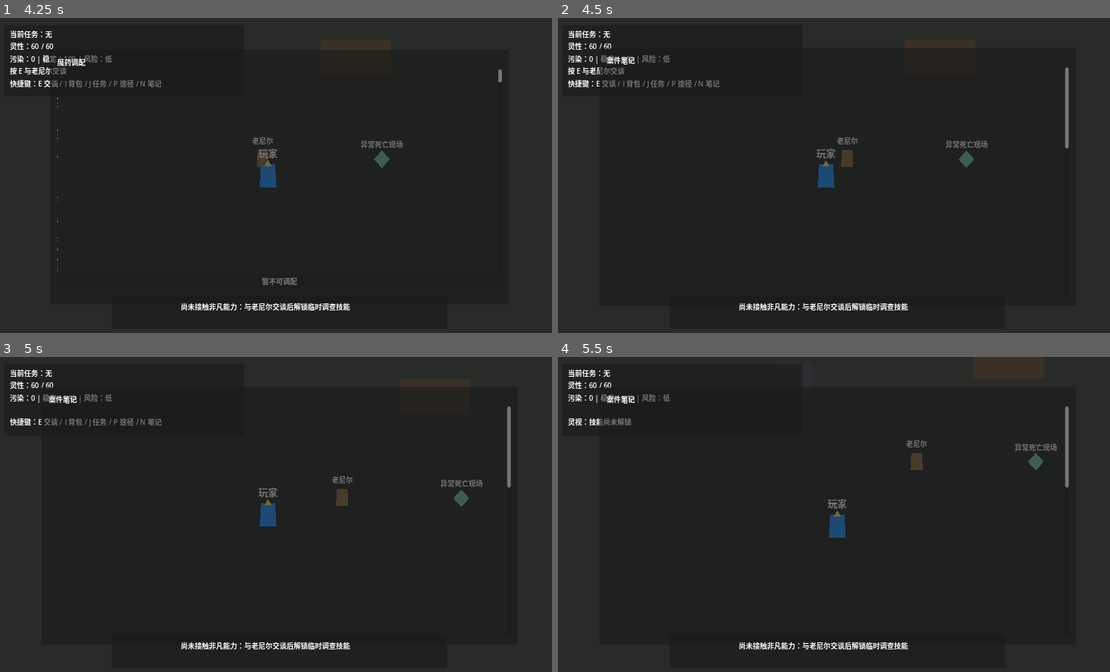
Above: before the commit, frames 1-4 (two rows, left to right).
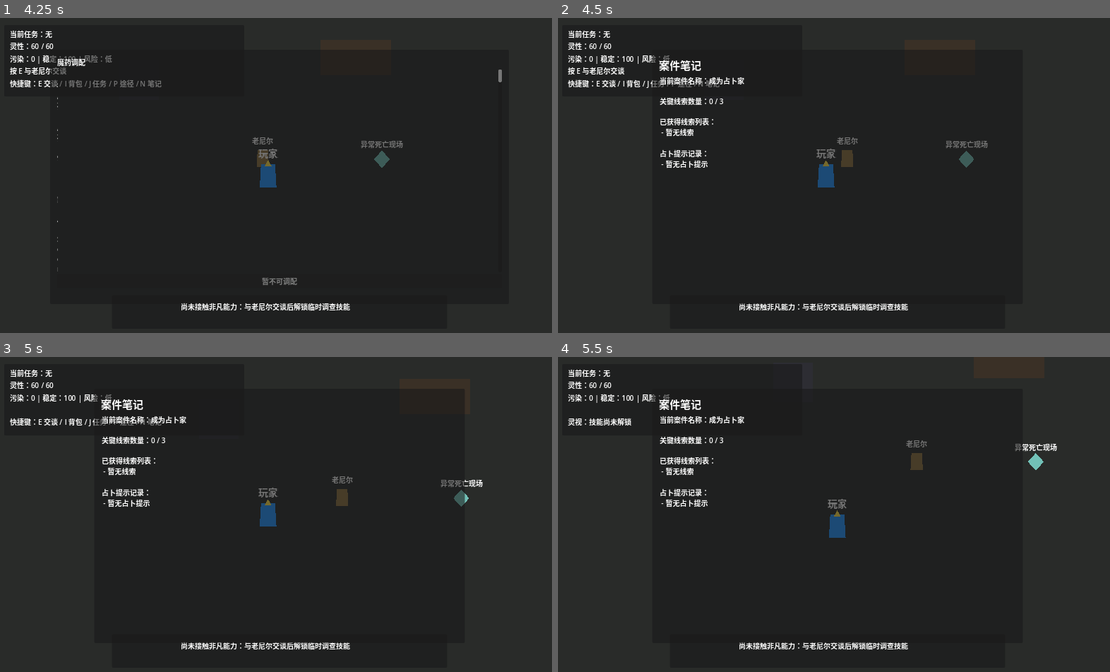
Above: after the commit, the same moments.

Repository: hcc7716-creator/Lord-of-the-Mysteries
Game: Godot game, scene res://scenes/main/Main.tscn
The game is run twice, just before and just after one commit, with the same random seed, the same clock (stepped at 60 frames per second) and the same inputs.
Inputs:
- Up to frame 1 (4.25 s): tap Enter at 0.5 s; hold D (move_right) 0.53-1.28 s; tap E (interact) at 0.6 s; hold S (move_down) 1.28-2.03 s; tap I at 1.35 s; hold D (move_right) 2.03-2.78 s; tap J at 2.1 s; hold W (move_up) 2.78-3.53 s; tap P at 2.85 s; hold A (move_left) from 3.53 s (still down); tap O at 3.6 s
- Up to frame 2 (4.5 s): keep holding A (move_left); tap N at 4.35 s
- Up to frame 3 (5 s): keep holding A (move_left)
- Up to frame 4 (5.5 s): release A (move_left) at 5.03 s; hold S (move_down) from 5.03 s (still down); tap 1 at 5.1 s

Frame 1 is identical in both runs. In frame 2, 1.5% of the frame differs, in the area x 7-93%, y 9-91%; in frame 3, 1.5%; in frame 4, 1.6%.

Commit message:
Fix case notebook clue display

Diff:
--- a/scenes/ui/CaseNotebookPanel.tscn
+++ b/scenes/ui/CaseNotebookPanel.tscn
@@ -4,13 +4,14 @@
 
 [node name="CaseNotebookPanel" type="PanelContainer"]
 visible = false
+z_index = 70
 anchors_preset = 15
 anchor_right = 1.0
 anchor_bottom = 1.0
-offset_left = 100.0
-offset_top = 68.0
-offset_right = -100.0
-offset_bottom = -68.0
+offset_left = 220.0
+offset_top = 72.0
+offset_right = -220.0
+offset_bottom = -72.0
 script = ExtResource("1")
 
 [node name="MarginContainer" type="MarginContainer" parent="."]
@@ -25,14 +26,22 @@
 
 [node name="Title" type="Label" parent="MarginContainer/VBoxContainer"]
 layout_mode = 2
+theme_override_font_sizes/font_size = 24
 text = "案件笔记"
 
 [node name="ScrollContainer" type="ScrollContainer" parent="MarginContainer/VBoxContainer"]
-custom_minimum_size = Vector2(0, 520)
+custom_minimum_size = Vector2(760, 500)
 layout_mode = 2
+size_flags_horizontal = 3
+size_flags_vertical = 3
 
 [node name="Content" type="RichTextLabel" parent="MarginContainer/VBoxContainer/ScrollContainer"]
-custom_minimum_size = Vector2(0, 500)
+custom_minimum_size = Vector2(760, 500)
 layout_mode = 2
-fit_content = true
+size_flags_horizontal = 3
+size_flags_vertical = 3
+bbcode_enabled = false
+fit_content = false
+scroll_active = true
+scroll_following = false
 text = ""
--- a/scripts/ui/CaseNotebookPanel.gd
+++ b/scripts/ui/CaseNotebookPanel.gd
@@ -5,18 +5,21 @@
 
 func _ready() -> void:
 	visible = false
+	content.custom_minimum_size = Vector2(760, 500)
+	content.size_flags_horizontal = Control.SIZE_EXPAND_FILL
+	content.size_flags_vertical = Control.SIZE_EXPAND_FILL
+	content.fit_content = false
+	content.scroll_active = true
 	ClueManager.notebook_updated.connect(refresh)
 	QuestManager.quest_updated.connect(func(_quest_id: String): refresh())
 	refresh()
 
 
 func refresh() -> void:
-	var quest_id := QuestManager.active_quest_id
-	if quest_id == "":
-		quest_id = "quest_tingen_become_seer"
+	var quest_id := _get_display_quest_id()
 
 	var text := ""
-	text += "当前案件名称：%s\n\n" % ClueManager.get_current_case_title()
+	text += "当前案件名称：%s\n\n" % _get_case_title(quest_id)
 
 	var key_count := ClueManager.get_key_clue_count(quest_id)
 	var key_total := ClueManager.get_total_key_clue_count(quest_id)
@@ -45,3 +48,20 @@
 			]
 
 	content.text = text
+
+
+func _get_display_quest_id() -> String:
+	if QuestManager.active_quest_id != "":
+		return QuestManager.active_quest_id
+	if not ClueManager.get_clues_for_quest("quest_tingen_become_seer").is_empty():
+		return "quest_tingen_become_seer"
+	if not ClueManager.get_divination_hints_for_quest("quest_tingen_become_seer").is_empty():
+		return "quest_tingen_become_seer"
+	return "quest_tingen_become_seer"
+
+
+func _get_case_title(quest_id: String) -> String:
+	var quest: Dictionary = QuestManager.get_quest(quest_id)
+	if quest.is_empty():
+		return "未接取案件"
+	return str(quest.get("title", quest_id))
